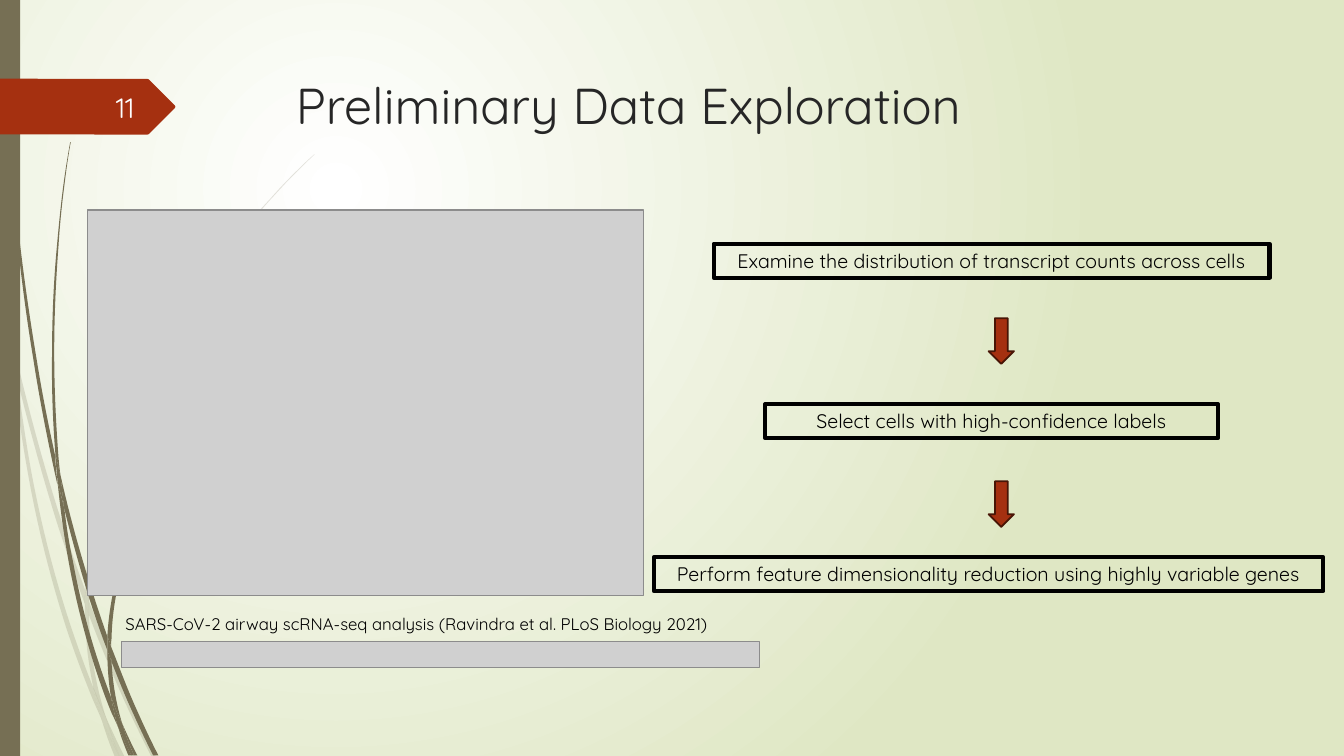
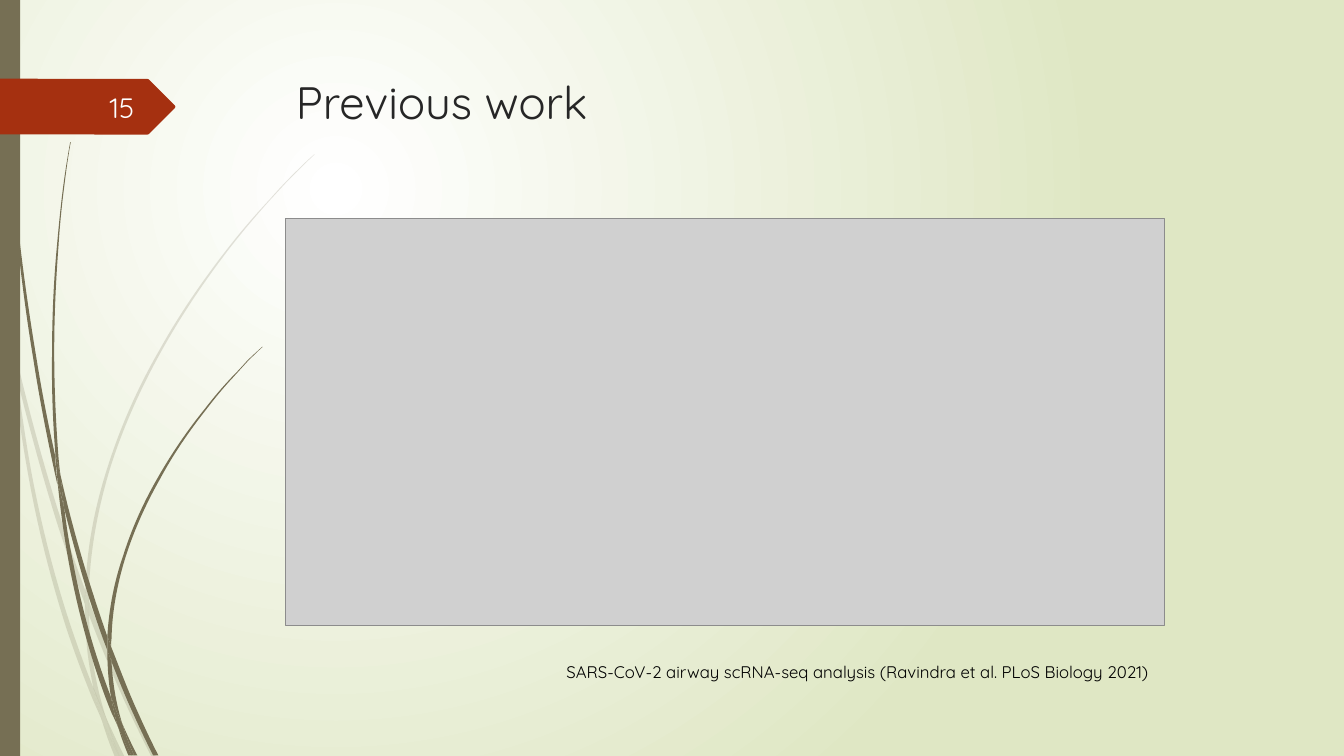
Before and after one commit to Lai-jun-yan/Academia-Sinica-internship-project, a slide deck: slide 15 of 暑期實習進度報告/presentation_final.pptx (slide 11 before the commit). Drawn at 1344x756 pixels with LibreOffice and Linux fonts; fonts in the diff are those of the drawing; grey boxes stand for pictures. Boxes give left, top, right and bottom in pixels: in the first picture for what was removed or moved away, otherwise in the second. Text is boxed around its words. In the diff, an @@ line names an element or a change of style, - is before the commit and + after.

```diff
--- a/暑期實習進度報告/presentation_final.pptx
+++ b/暑期實習進度報告/presentation_final.pptx
@@ title at box(296, 85, 588, 120): text changed; size 36 to 32.4 pt @@
-Preliminary Data Exploration
+Previous work
@@ page number at box(110, 98, 135, 118): text changed @@
-11
+15
@@ picture removed at box(88, 210, 643, 595) @@
@@ picture added at box(286, 219, 1165, 626) @@
@@ rectangle removed at box(714, 244, 1269, 278) @@
-Examine the distribution of transcript counts across cells
@@ down arrow removed at box(989, 319, 1014, 364) @@
@@ rectangle removed at box(765, 404, 1218, 439) @@
-Select cells with high-confidence labels
@@ down arrow removed at box(989, 481, 1014, 526) @@
@@ rectangle removed at box(654, 558, 1324, 592) @@
-Perform feature dimensionality reduction using highly variable genes
@@ picture removed at box(122, 642, 760, 667) @@
@@ text "SARS-CoV-2 airway scRNA-seq analysis (Ravindra ...": place and size @@
-text "SARS-CoV-2 airway scRNA-seq analysis (Ravindra ..." at box(125, 617, 707, 634)
+text "SARS-CoV-2 airway scRNA-seq analysis (Ravindra ..." at box(566, 665, 1148, 682)
```
Also in this commit, not shown: 4 other slides changed, 19 slides added, 3 slides removed.
